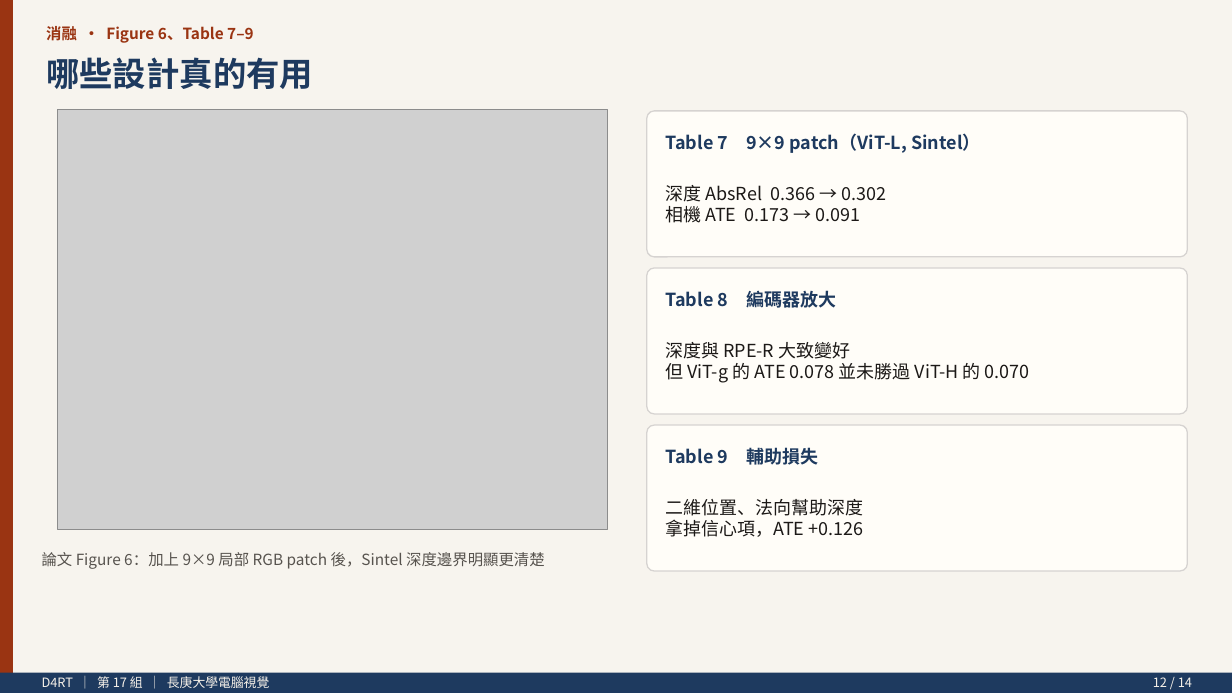
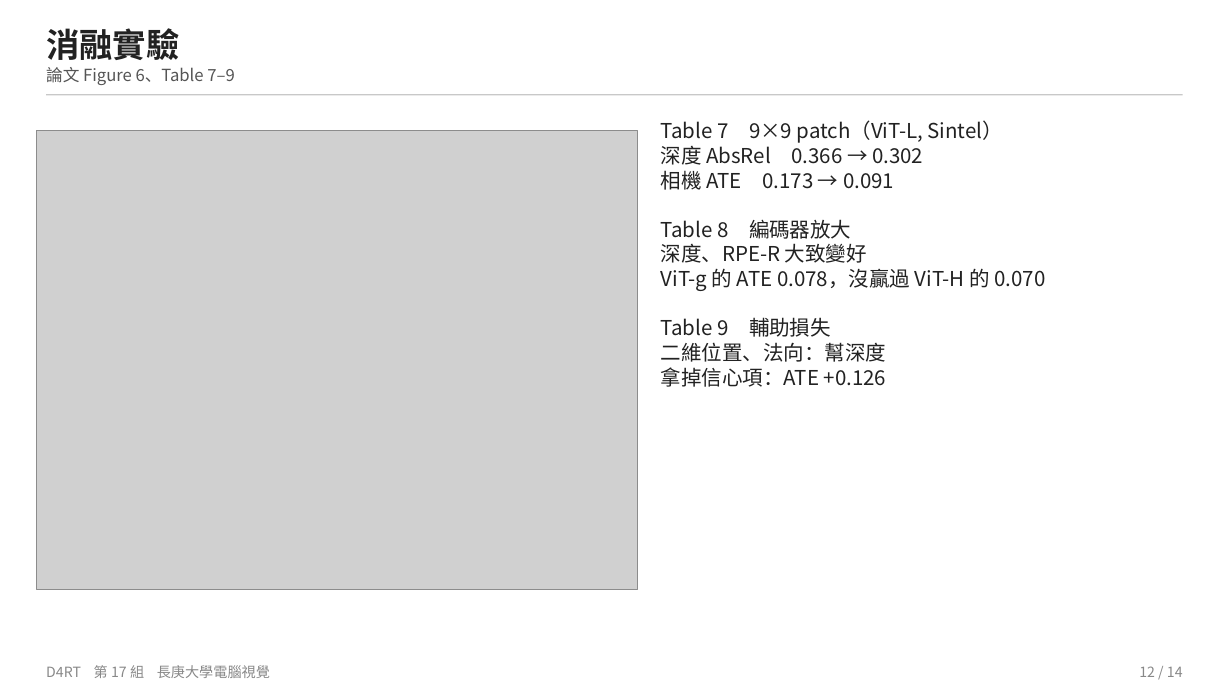
Before and after one commit to soymilk0211/cgu-cv-d4rt-presentation, a slide deck: slide 12 of D4RT_簡報.pptx. Drawn at 1232x693 pixels with LibreOffice and Linux fonts; fonts in the diff are those of the drawing; grey boxes stand for pictures. Boxes give left, top, right and bottom in pixels: in the first picture for what was removed or moved away, otherwise in the second. Text is boxed around its words. In the diff, an @@ line names an element or a change of style, - is before the commit and + after.

Commit message:
Revise slides and scripts for a plainer classroom tone
Shorter on-slide keywords, paper figures as the main content,
and a comparison of what is new versus prior methods, including
the cases D4RT does not win.

```diff
--- a/D4RT_簡報.pptx
+++ b/D4RT_簡報.pptx
@@ rectangle removed at box(0, 0, 1232, 693) @@
@@ rectangle removed at box(0, 0, 13, 693) @@
@@ text added at box(46, 28, 179, 60), 26 pt, text #222222, bold @@
+消融實驗
@@ text removed at box(46, 57, 313, 89) @@
-哪些設計真的有用
@@ text at box(46, 67, 234, 85): text changed; size 12 to 13 pt; text colour #9A3412 to #555555; bold off @@
-消融 · Figure 6、Table 7–9
+論文 Figure 6、Table 7–9
@@ rectangle added at box(46, 94, 1183, 95), fill #C8C8C8 @@
@@ rounded rectangle removed at box(647, 111, 1188, 257) @@
@@ vertical alignment middle to top in 3 elements at box(46, 665, 270, 678), box(46, 67, 234, 85), box(661, 120, 1045, 387) @@
@@ picture: place and size @@
-picture at box(58, 109, 608, 530)
+picture at box(37, 130, 638, 590)
@@ text at box(661, 120, 1045, 387): text changed; size 14 to 16 pt; text colour #1C1917 to #222222 @@
-深度與 RPE-R 大致變好
-但 ViT-g 的 ATE 0.078 並未勝過 ViT-H 的 0.070
+Table 7 9×9 patch（ViT-L, Sintel）
+深度 AbsRel 0.366 → 0.302
+相機 ATE 0.173 → 0.091
+Table 8 編碼器放大
+深度、RPE-R 大致變好
+ViT-g 的 ATE 0.078，沒贏過 ViT-H 的 0.070
+Table 9 輔助損失
+二維位置、法向：幫深度
+拿掉信心項：ATE +0.126
@@ text removed at box(665, 133, 981, 153) @@
-Table 7 9×9 patch（ViT-L, Sintel）
@@ text removed at box(665, 185, 886, 223) @@
-深度 AbsRel 0.366 → 0.302
-相機 ATE 0.173 → 0.091
@@ rounded rectangle removed at box(647, 268, 1188, 414) @@
@@ text removed at box(665, 291, 836, 308) @@
-Table 8 編碼器放大
@@ rounded rectangle removed at box(647, 425, 1188, 571) @@
@@ text removed at box(665, 448, 818, 465) @@
-Table 9 輔助損失
@@ text removed at box(665, 499, 864, 537) @@
-二維位置、法向幫助深度
-拿掉信心項，ATE +0.126
@@ text removed at box(42, 552, 545, 569) @@
-論文 Figure 6：加上 9×9 局部 RGB patch 後，Sintel 深度邊界明顯更清楚
@@ rectangle removed at box(0, 673, 1232, 693) @@
@@ text at box(46, 665, 270, 678): text changed; size 10 to 11 pt; text colour #F5F0E8 to #888888 @@
-D4RT ｜ 第 17 組 ｜ 長庚大學電腦視覺
+D4RT 第 17 組 長庚大學電腦視覺
@@ text "12 / 14": place and size @@
-text "12 / 14" at box(1153, 677, 1192, 687)
+text "12 / 14" at box(1139, 666, 1183, 677)
@@ text "12 / 14" at box(1139, 666, 1183, 677): size 10 to 11 pt, text colour #F5F0E8 to #888888; vertical alignment middle to top @@
```
Also in this commit, not shown: 12 other slides changed, 1 slide added, 1 slide removed, 4 other files.
